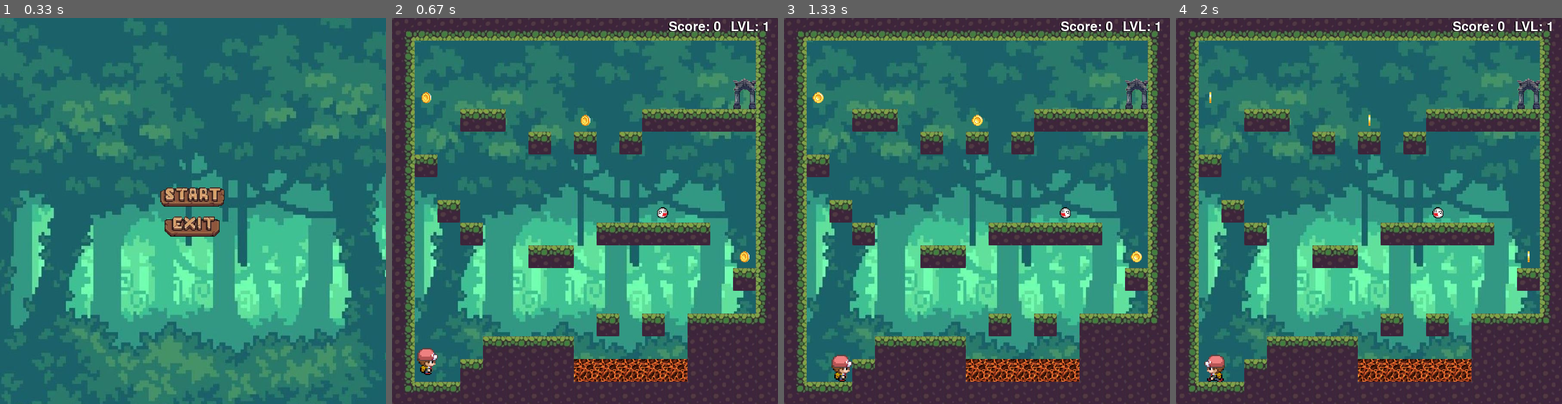
Above: before the commit, frames 1-4 (left to right).
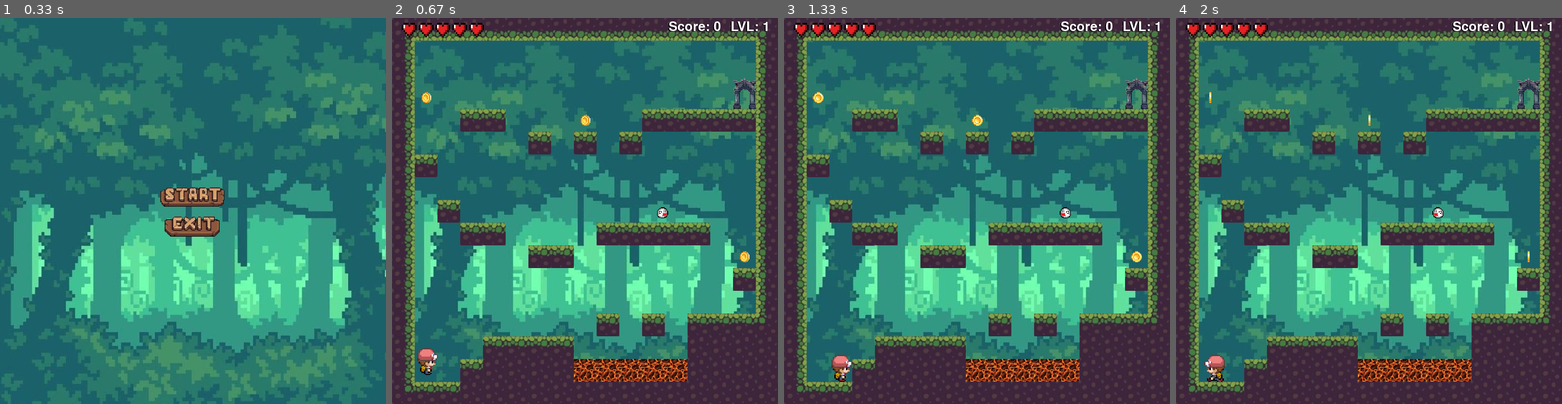
Above: after the commit, the same moments.

Repository: Milan-a/PyGame
Game: pygame game, started from game/game.py
The game is run twice, just before and just after one commit, with the same random seed, the same clock (stepped at 60 frames per second) and the same inputs.
Inputs (mouse positions are in pixels of both pictures, inside the frame that each line leads up to):
- Up to frame 1 (0.33 s): no input
- Up to frame 2 (0.67 s): click (585, 195) at 0.38 s
- Up to frame 3 (1.33 s): hold Right 0.67-1.13 s; move the mouse to (961, 230) at 0.7 s
- Up to frame 4 (2 s): hold Left from 1.67 s (still down)

Frame 1 is identical in both runs. In frame 2, 0.8% of the frame differs, in the area x 2-30%, y 1-59%; in frame 3, 0.8%; in frame 4, 0.8%.

Commit message:
добавлены жизни

Diff:
--- a/game/data/levels/level_1.txt
+++ b/game/data/levels/level_1.txt
@@ -7,7 +7,7 @@
 12   2    0    0    0    0    0    0    0    0    0    0    0    0    0    0    10
 12   0    0    0    0    0    0    0    0    0    0    0    0    0    0    0    10
 12   0    2    0    0    0    0    0    0    0    0    e    0    0    0    0    10
-12   0    0    2    0    0    0    0    0    2    2    2    2    2    0    0    10
+12   0    0    2    2    0    0    0    0    2    2    2    2    2    0    0    10
 12   0    0    0    0    0    2    2    0    0    0    0    0    0    0    m    10
 12   0    0    0    0    0    0    0    0    0    0    0    0    0    0    2    10
 12   0    0    0    0    0    0    0    0    0    0    0    0    0    0    0    10
--- a/game/data/levels/level_3.txt
+++ b/game/data/levels/level_3.txt
@@ -1,17 +1,17 @@
 4    5    5    5    5    5    5    5    5    5    5    5    5    5    5    5    6
+12   p1   0    0    0    0    0    0    0    0    0    0    0    0    0    0    10
+12   p2   0    0    0    0    0    0    0    0    0    0    0    0    0    0    10
+12   2    2    0    0    0    0    0    0    0    0    0    0    0    0    0    10
+12   0    0    0    0    0    0    0    m    0    0    e    0    0    0    0    10
+12   0    0    0    2    0    2    0    2    2    2    2    2    2    0    0    10
+12   0    0    0    0    0    0    0    0    0    0    0    0    0    0    m    10
+12   0    0    0    0    0    0    0    0    0    0    0    0    0    0    2    10
 12   0    0    0    0    0    0    0    0    0    0    0    0    0    0    0    10
+12   0    0    0    0    0    0    0    0    2    0    0    0    2    0    0    10
 12   0    0    0    0    0    0    0    0    0    0    0    0    0    0    0    10
+12   0    0    0    0    0    0    2    0    0    0    2    0    0    0    0    10
+12   0    0    0    0    m    0    0    0    0    0    0    0    0    0    0    10
+12   0    0    0    0    2    0    0    0    0    0    0    0    0    0    0    10
 12   0    0    0    0    0    0    0    0    0    0    0    0    0    0    0    10
-12   0    0    0    0    0    0    0    0    0    0    0    0    0    0    0    10
-12   0    0    0    0    0    0    0    0    0    0    0    0    0    0    0    10
-12   0    0    0    0    0    0    0    0    0    0    0    0    0    0    0    10
-12   0    0    0    0    0    0    0    0    0    0    0    0    0    0    0    10
-12   0    0    0    0    0    0    0    0    0    0    0    0    0    0    0    10
-12   0    0    0    0    0    0    0    0    0    0    0    0    0    0    0    10
-12   0    0    0    0    0    0    0    0    p1   0    0    0    0    0    0    10
-12   0    0    0    0    0    0    0    0    p2   0    0    0    0    0    0    10
-12   0    0    0    0    2    2    2    2    2    0    0    0    0    0    0    10
-12   0    0    0    0    0    0    0    0    0    0    0    0    0    0    0    10
-12   2    2    2    0    0    0    0    0    0    0    0    0    0    0    0    10
-12   0    0    0    0    0    0    0    0    0    0    0    0    0    0    0    10
+12   2    2    2    l    l    l    l    l    l    l    l    l    l    l    l    10
 22   11   11   11   11   11   11   11   11   11   11   11   11   11   11   11   24
--- a/game/game.py
+++ b/game/game.py
@@ -4,16 +4,17 @@
 from world import World, draw_world
 from help_funс import load_level, draw_text
 from button import Button
+from intermediary import life, screen, new_life
 
 # важные значения
 GAME_OVER = 0
 MENU = True
-LVL = 3
+LVL = 1
 SCORE = 0
 WIN = False
+LIVE = 5
 
 pygame.init()
-screen = pygame.display.set_mode((WIDTH - 2, HEIGHT - 2))
 pygame.display.set_caption("Miner")  # типо 'шахтёр'
 icon = pygame.image.load('data/images/icon.png')
 pygame.display.set_icon(icon)
@@ -60,13 +61,14 @@
 
 
 def play_reboot():  # начинаем игру с самого нуля
-    global GAME_OVER, MENU, LVL, SCORE, WIN, world, level, enemy_group, lava_group, money_group
+    global GAME_OVER, MENU, LVL, SCORE, WIN, LIVE, world, level, enemy_group, lava_group, money_group
     GAME_OVER = 0
     MENU = True
     LVL = 1
     SCORE = 0
     WIN = False
-    LVL = 1
+    LIVE = 5
+    new_life()
     level = load_level(f'level_{LVL}.txt')
     enemy_group = pygame.sprite.Group()
     lava_group = pygame.sprite.Group()
@@ -75,12 +77,6 @@
     player.start(TILE_SIZE + TILE_SIZE * 0.1, HEIGHT - TILE_SIZE * 4,
                  TILE_SIZE - TILE_SIZE * 0.08, TILE_SIZE + TILE_SIZE * 0.2,
                  enemy_group, lava_group, money_group)
-
-
-# def draw():  # вспомогательная функция, рисующая сетку на экране
-#     for line in range(20):
-#         pygame.draw.line(screen, (255, 255, 255), (0, line * TILE_SIZE), (WIDTH, line * TILE_SIZE))
-#         pygame.draw.line(screen, (255, 255, 255), (line * TILE_SIZE, 0), (line * TILE_SIZE, HEIGHT))
 
 
 def main():
@@ -101,7 +97,12 @@
                     running = False
             else:
                 draw_world(screen)  # рисуем мир
+                life.draw(screen)
                 game_over = player.move_player(screen, GAME_OVER)  # рисуем игрока
+                if game_over == 'rip':
+                    player.start(TILE_SIZE + TILE_SIZE * 0.1, HEIGHT - TILE_SIZE * 4,
+                                 TILE_SIZE - TILE_SIZE * 0.08, TILE_SIZE + TILE_SIZE * 0.2,
+                                 enemy_group, lava_group, money_group)
                 if game_over == 'portal':
                     enemy_group = pygame.sprite.Group()
                     lava_group = pygame.sprite.Group()
@@ -142,10 +143,8 @@
                     if button_for_menu.draw(screen):
                         MENU = True
                     if button_for_play.draw(screen):
-                        player.start(TILE_SIZE + TILE_SIZE * 0.1, HEIGHT - TILE_SIZE * 4,
-                                     TILE_SIZE - TILE_SIZE * 0.08, TILE_SIZE + TILE_SIZE * 0.2,
-                                     enemy_group, lava_group, money_group)
-
+                        play_reboot()
+                        MENU = False
         for event in pygame.event.get():
             if event.type == pygame.QUIT:
                 running = False
--- /dev/null
+++ b/game/intermediary.py
@@ -0,0 +1,13 @@
+from life import Life
+import pygame
+from const import WIDTH, HEIGHT
+
+# что бы файлы друг на друга не ссылались, мне пришлось сделать посредника :/
+
+screen = pygame.display.set_mode((WIDTH - 2, HEIGHT - 2))
+life = Life(screen)
+
+
+def new_life():
+    global life
+    life.new_game(screen)
--- /dev/null
+++ b/game/life.py
@@ -0,0 +1,36 @@
+import pygame
+
+
+class Life:  # класс жизни 0_0
+    def __init__(self, screen):
+
+        self.all_images = []
+        for i in range(0, 6):
+            img = pygame.image.load(f'data/images/life/hearts_{i}.png')
+            img = pygame.transform.scale(img, (170, 30))
+            self.all_images.append(img)
+
+        self.num_image = -1
+        self.image = self.all_images[self.num_image]
+        self.rect = self.image.get_rect()
+        self.rect.x = 20
+        self.rect.y = 10
+        self.draw(screen)
+
+    def rip(self, screen):
+        self.num_image -= 1
+        try:
+            self.image = self.all_images[self.num_image]
+            self.draw(screen)
+            if self.num_image == -6:
+                return -1
+        except IndexError:
+            return -1
+
+    def new_game(self, screen):
+        self.num_image = -1
+        self.image = self.all_images[self.num_image]
+        self.draw(screen)
+
+    def draw(self, screen):
+        screen.blit(self.image, (self.rect.x, self.rect.y))
--- a/game/money.py
+++ b/game/money.py
@@ -1,5 +1,5 @@
 import pygame
-from const import TILE_SIZE, ANIM_SPEED
+from const import TILE_SIZE
 
 
 class Money(pygame.sprite.Sprite):  # класс монеток
--- a/game/player.py
+++ b/game/player.py
@@ -1,5 +1,6 @@
 import pygame
 from const import PLAYER_SPEED, JUMP_HEIGHT, ANIM_SPEED
+from intermediary import life
 from world import tile_list
 
 
@@ -76,13 +77,19 @@
 
             # проверка столкновений со всякими зловещими штуками
             if pygame.sprite.spritecollide(self, self.groups[0], False):  # enemy
-                game_over -= 1
+                game_over = life.rip(screen)
                 screen.blit(self.player_img, self.rect)
-                return game_over
+                if game_over:
+                    return game_over
+                else:
+                    return 'rip'
             if pygame.sprite.spritecollide(self, self.groups[1], False):  # lava
-                game_over -= 1
+                game_over = life.rip(screen)
                 screen.blit(self.player_img, self.rect)
-                return game_over
+                if game_over:
+                    return game_over
+                else:
+                    return 'rip'
 
             self.move(dx, dy)
             screen.blit(self.player_img, self.rect)  # отрисовка игрока
Binary file removed: game/data/images/background_2.png
Binary file removed: game/data/images/background_3.png
Binary file added: game/data/images/life/hearts_0.png
Binary file added: game/data/images/life/hearts_1.png
Binary file added: game/data/images/life/hearts_2.png
Binary file added: game/data/images/life/hearts_3.png
Binary file added: game/data/images/life/hearts_4.png
Binary file added: game/data/images/life/hearts_5.png
